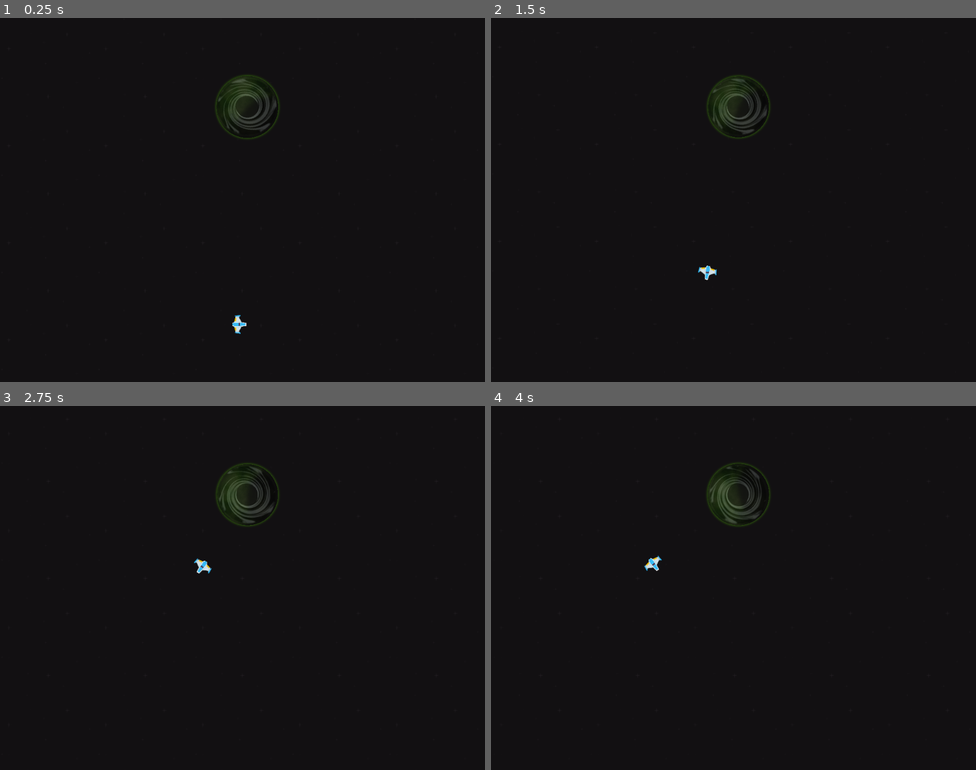
Above: before the commit, frames 1-4 (two rows, left to right).
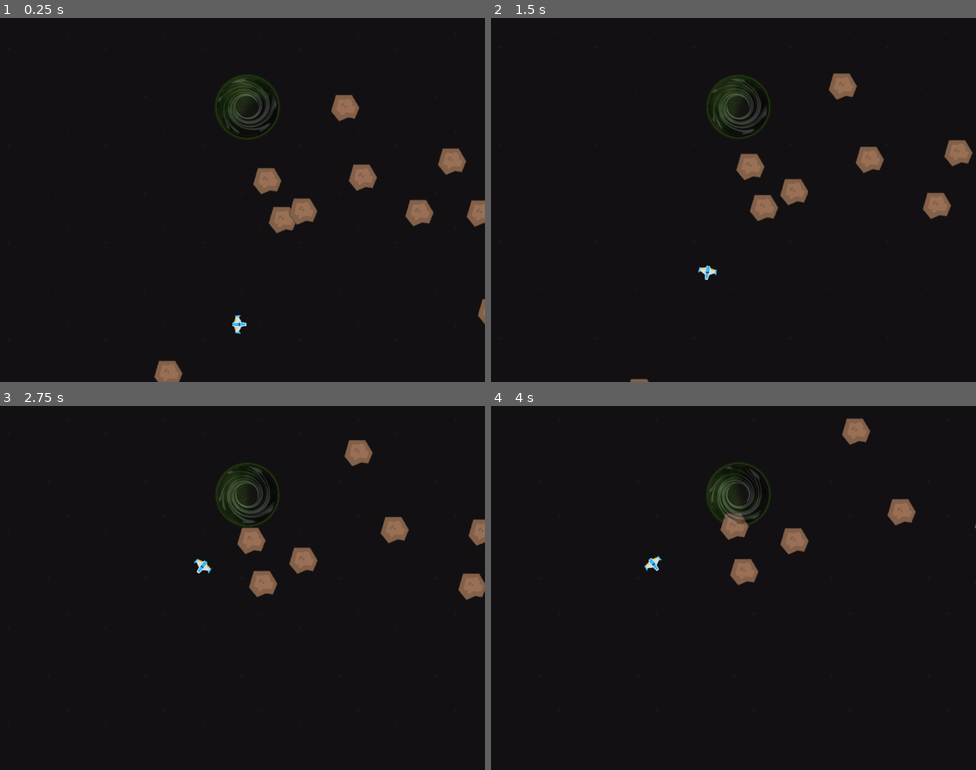
Above: after the commit, the same moments.

Repository: Francisco-Tovar/NewtonRoids
Game: Godot game, scene res://scenes/game.tscn
Two runs of this game, one before a commit and one after it. Both use one fixed random seed, a clock stepped at 60 frames per second and the inputs below.
Inputs:
- Up to frame 1 (0.25 s): no input
- Up to frame 2 (1.5 s): hold Right (right) 0.53-1.28 s; hold Down (decelerate) 0.53-1.28 s; hold Left (left) from 1.28 s (still down); tap Down (decelerate) at 1.35 s
- Up to frame 3 (2.75 s): release Left (left) at 2.03 s; hold Right (right) from 2.03 s (still down); hold Down (decelerate) from 2.03 s (still down)
- Up to frame 4 (4 s): release Right (right) at 2.78 s; release Down (decelerate) at 2.78 s; hold Up (accelerate) 2.78-3.53 s; tap Down (decelerate) at 2.85 s; hold Left (left) from 3.53 s (still down); hold Down (decelerate) from 3.53 s (still down)

The runs differ from the first frame. In frame 1, 2.8% of the frame differs, in the area x 31-100%, y 21-100%; in frame 2, 2.3%; in frame 3, 2.1%; in frame 4, 1.6%.

Commit message:
Agregar asteroides con movimiento y wrap-around
Implementar asteroides con dirección y velocidad aleatoria

Diff:
--- a/project.godot
+++ b/project.godot
@@ -12,7 +12,7 @@
 
 config/name="NewtonRoids"
 run/main_scene="res://scenes/game.tscn"
-config/features=PackedStringArray("4.3", "GL Compatibility")
+config/features=PackedStringArray("4.4", "GL Compatibility")
 config/icon="res://icon.svg"
 
 [autoload]
@@ -72,4 +72,3 @@
 renderer/rendering_method="gl_compatibility"
 renderer/rendering_method.mobile="gl_compatibility"
 environment/defaults/default_clear_color=Color(0.0113655, 0.0643926, 0.164164, 1)
-anti_aliasing/quality/msaa_2d=2
--- /dev/null
+++ b/scenes/asteroid.tscn
@@ -0,0 +1,20 @@
+[gd_scene load_steps=4 format=3 uid="uid://cf2ra0h1e6hp0"]
+
+[ext_resource type="Script" uid="uid://brhry0yd416dj" path="res://scripts/asteroid.gd" id="1_6mo6b"]
+[ext_resource type="Texture2D" uid="uid://xs7p6pjo0hw6" path="res://assets/PNG/Meteors/meteorBrown_big1.png" id="1_akfqu"]
+
+[sub_resource type="CircleShape2D" id="CircleShape2D_6mo6b"]
+radius = 16.0312
+
+[node name="Asteroid" type="Area2D" groups=["Asteroid"]]
+script = ExtResource("1_6mo6b")
+
+[node name="Sprite2D" type="Sprite2D" parent="."]
+scale = Vector2(0.373762, 0.422619)
+texture = ExtResource("1_akfqu")
+
+[node name="CollisionShape2D" type="CollisionShape2D" parent="."]
+position = Vector2(-1, -1)
+shape = SubResource("CircleShape2D_6mo6b")
+
+[node name="Timer" type="Timer" parent="."]
--- a/scenes/asteroide.tscn
+++ /dev/null
@@ -1,3 +0,0 @@
-[gd_scene format=3 uid="uid://b4hdinpcoemod"]
-
-[node name="Asteroide" type="AnimatableBody2D"]
--- a/scenes/game.tscn
+++ b/scenes/game.tscn
@@ -1,10 +1,12 @@
-[gd_scene load_steps=7 format=3 uid="uid://dqaiyn5nqggpj"]
+[gd_scene load_steps=9 format=3 uid="uid://dqaiyn5nqggpj"]
 
-[ext_resource type="Script" path="res://scripts/game.gd" id="1_5xocs"]
+[ext_resource type="Script" uid="uid://bxagfp1ket7d" path="res://scripts/game.gd" id="1_5xocs"]
 [ext_resource type="PackedScene" uid="uid://c20w1oa160mph" path="res://scenes/nave.tscn" id="1_82h87"]
-[ext_resource type="Shader" path="res://Shaders/scroll.gdshader" id="2_57tv2"]
+[ext_resource type="Shader" uid="uid://gwe5de1v1qgv" path="res://Shaders/scroll.gdshader" id="2_57tv2"]
 [ext_resource type="Texture2D" uid="uid://dxpqft1towtb1" path="res://assets/Backgrounds/black.png" id="3_kr8jx"]
 [ext_resource type="PackedScene" uid="uid://dxyx8bxfv1ggd" path="res://scenes/hoyo_negro.tscn" id="5_1fv1s"]
+[ext_resource type="PackedScene" uid="uid://cf2ra0h1e6hp0" path="res://scenes/asteroid.tscn" id="6_p57ef"]
+[ext_resource type="Script" uid="uid://d3tbpobp4c7dy" path="res://scripts/asteroid_spawner.gd" id="6_u5sy4"]
 
 [sub_resource type="ShaderMaterial" id="ShaderMaterial_0eskj"]
 shader = ExtResource("2_57tv2")
@@ -36,3 +38,7 @@
 [node name="jugador" parent="." instance=ExtResource("1_82h87")]
 position = Vector2(316, 405)
 scale = Vector2(0.25, 0.25)
+
+[node name="AsteroidSpawner" type="Node2D" parent="."]
+script = ExtResource("6_u5sy4")
+asteroid_scene = ExtResource("6_p57ef")
--- /dev/null
+++ b/scripts/asteroid.gd
@@ -0,0 +1,33 @@
+extends Area2D
+
+@export var mass: int = 10
+@export var min_speed: float = 15.0
+@export var max_speed: float = 30.0
+
+var velocity = Vector2.ZERO
+
+func _ready():
+	randomize()
+	_set_random_direction()
+	_set_random_speed()
+
+func _process(delta):
+	position += velocity * delta
+	_wrap_around_screen()
+
+func _set_random_direction():
+	var screen_size = get_viewport().size
+	var center = Vector2(screen_size) / 2
+	var to_border = (position - center).normalized()
+	velocity = to_border
+
+func _set_random_speed():
+	var speed = randf_range(min_speed, max_speed)
+	velocity *= speed
+
+func _wrap_around_screen():
+	var screen_size = get_viewport().size
+	if position.x < 0: position.x = screen_size.x
+	elif position.x > screen_size.x: position.x = 0
+	if position.y < 0: position.y = screen_size.y
+	elif position.y > screen_size.y: position.y = 0
--- /dev/null
+++ b/scripts/asteroid_spawner.gd
@@ -0,0 +1,19 @@
+extends Node2D
+
+@export var asteroid_scene: PackedScene
+@export var max_asteroids: int = 10
+@export var spawn_margin: float = 100.0
+
+func _ready():
+	spawn_asteroids()
+
+func spawn_asteroids():
+	var screen_size = get_viewport().size
+	for i in range(max_asteroids):
+		var asteroid = asteroid_scene.instantiate()
+		asteroid.position = Vector2(
+			randf_range(spawn_margin, screen_size.x - spawn_margin),
+			randf_range(spawn_margin, screen_size.y - spawn_margin)
+		)
+		asteroid.mass = randi_range(5, 20)
+		add_child(asteroid)
Not shown, added: Shaders/scroll.gdshader.uid
Not shown, changed: assets/Fonts/kenvector_future.ttf.import
Not shown, changed: assets/Fonts/kenvector_future_thin.ttf.import
Not shown: 1 places in scenes/hoyo_negro.tscn that only renumber resources
Not shown: 1 places in scenes/nave.tscn that only renumber resources
Not shown, added: scripts/asteroid.gd.uid
Not shown, added: scripts/asteroid_spawner.gd.uid
Not shown, added: scripts/game.gd.uid
Not shown, added: scripts/hoyo_negro.gd.uid
Not shown, added: scripts/nave.gd.uid
